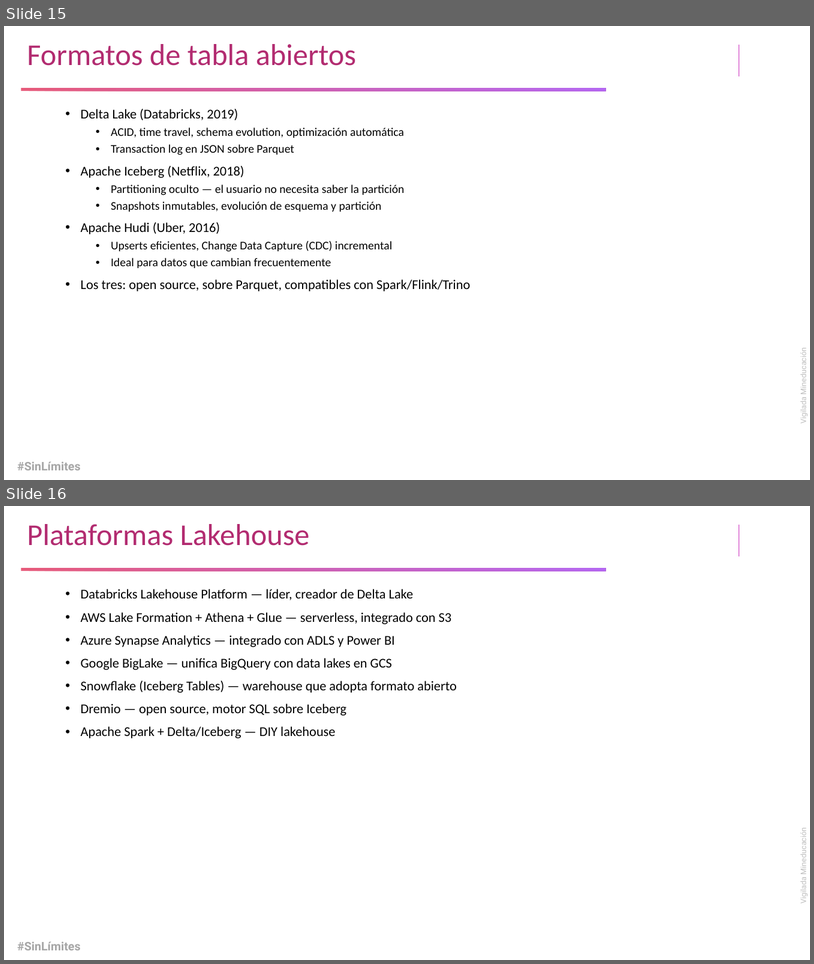
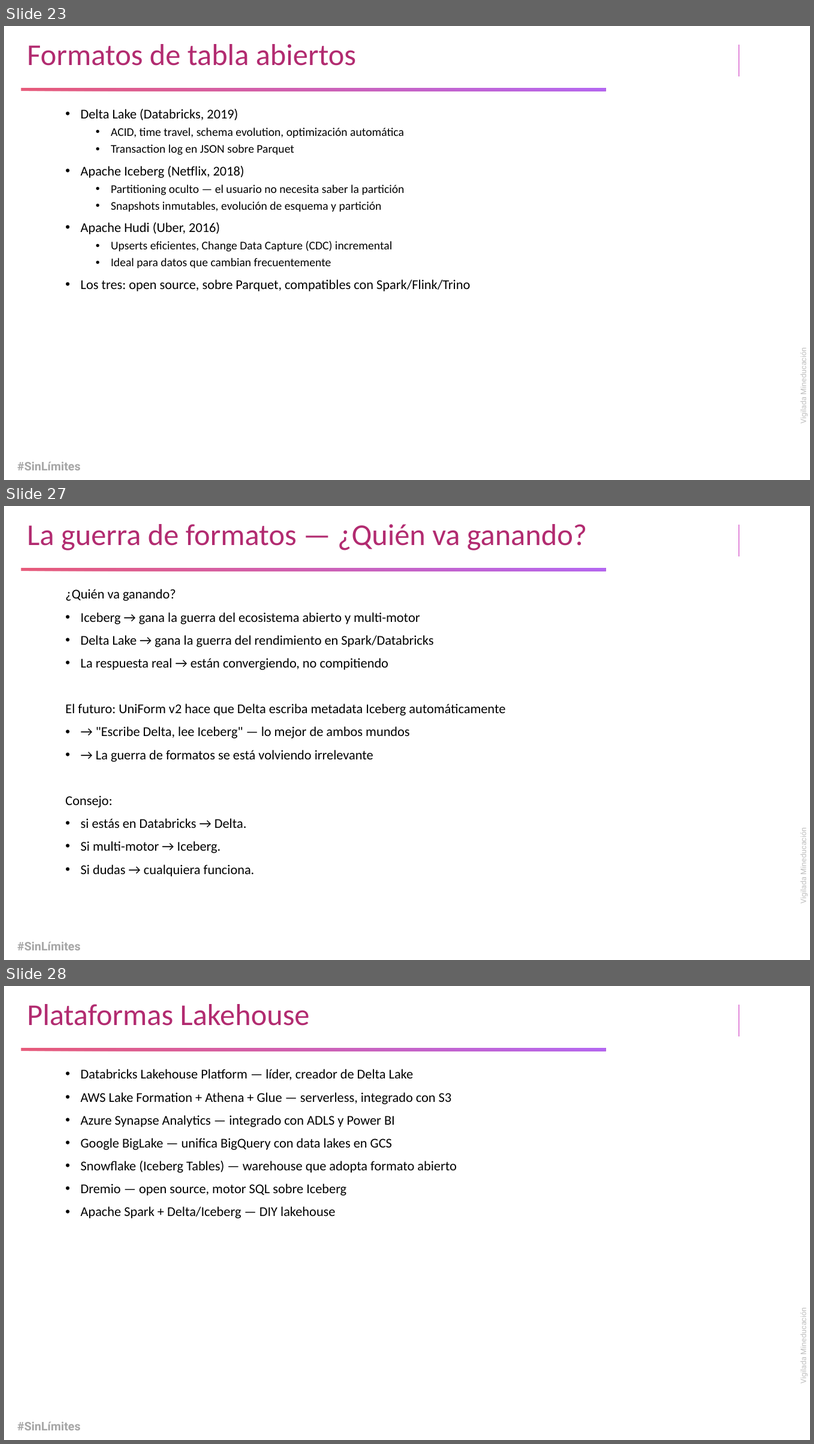
Before and after one commit to LeOsorio123/bigdata-101, a slide deck: resources/lakehouse.pptx. Shown one above the other, each under a label of ours: slides 15 and 16 before the commit, slides 23, 27 and 28 after it; the slides between them are not shown. The pictures are 814x964 and 814x1444 pixels, drawn with LibreOffice and Linux fonts; fonts in the diff are those of the drawing; background and template pictures are left out. Boxes give left, top, right and bottom in pixels: in the first picture for what was removed or moved away, otherwise in the second. Text is boxed around its words. In the diff, an @@ line names an element or a change of style, - is before the commit and + after.

Commit message:
feat(resources): Add Spark 101 presentation and update lakehouse slides
- Add new Spark 101 presentation covering core concepts and architecture
- Update lakehouse presentation with latest content and improvements
- Enhance course materials with comprehensive presentation resources

```diff
--- a/resources/lakehouse.pptx
+++ b/resources/lakehouse.pptx
@@ slide 27 added at <box>4,506,810,960</box>, background #FFFFFF; not listed: 4 template elements that a slide beside it also shows @@
@@ title added at <box>27,524,587,550</box>, 36 pt, text #B22B70 @@
+La guerra de formatos — ¿Quién va ganando?
@@ text added at <box>65,589,506,876</box>, 16 pt, text #000000 @@
+¿Quién va ganando?
+• Iceberg → gana la guerra del ecosistema abierto y multi-motor
+• Delta Lake → gana la guerra del rendimiento en Spark/Databricks
+• La respuesta real → están convergiendo, no compitiendo
+El futuro: UniForm v2 hace que Delta escriba metadata Iceberg automáticamente
+• → "Escribe Delta, lee Iceberg" — lo mejor de ambos mundos
+• → La guerra de formatos se está volviendo irrelevante
+Consejo:
+• si estás en Databricks → Delta.
+• Si multi-motor → Iceberg.
+• Si dudas → cualquiera funciona.
@@ what was slide 15 is now slide 23 @@
@@ what was slide 16 is now slide 28 @@
```
Also in this commit, not shown: 11 other slides added, 1 other file.
